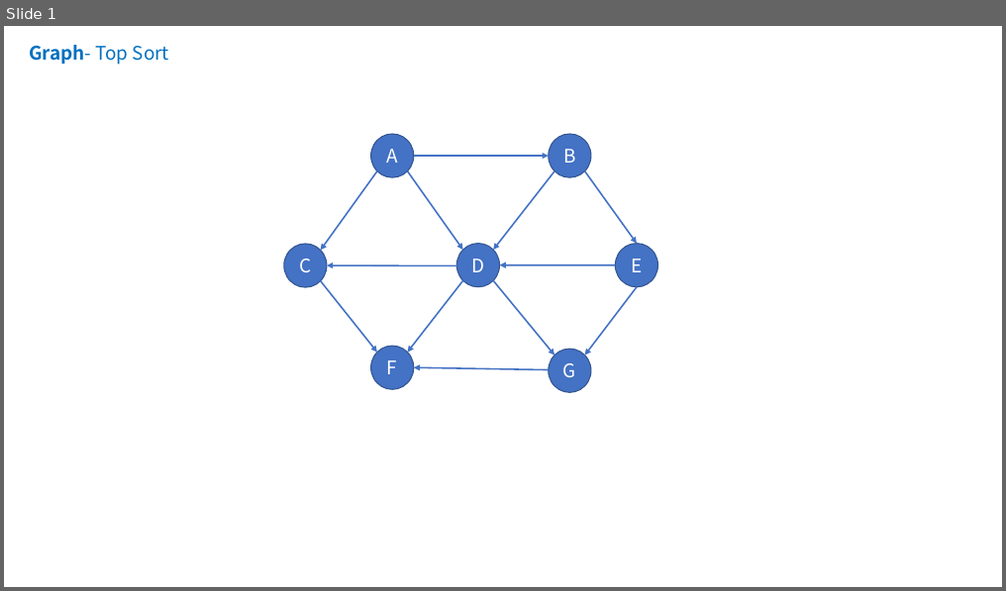
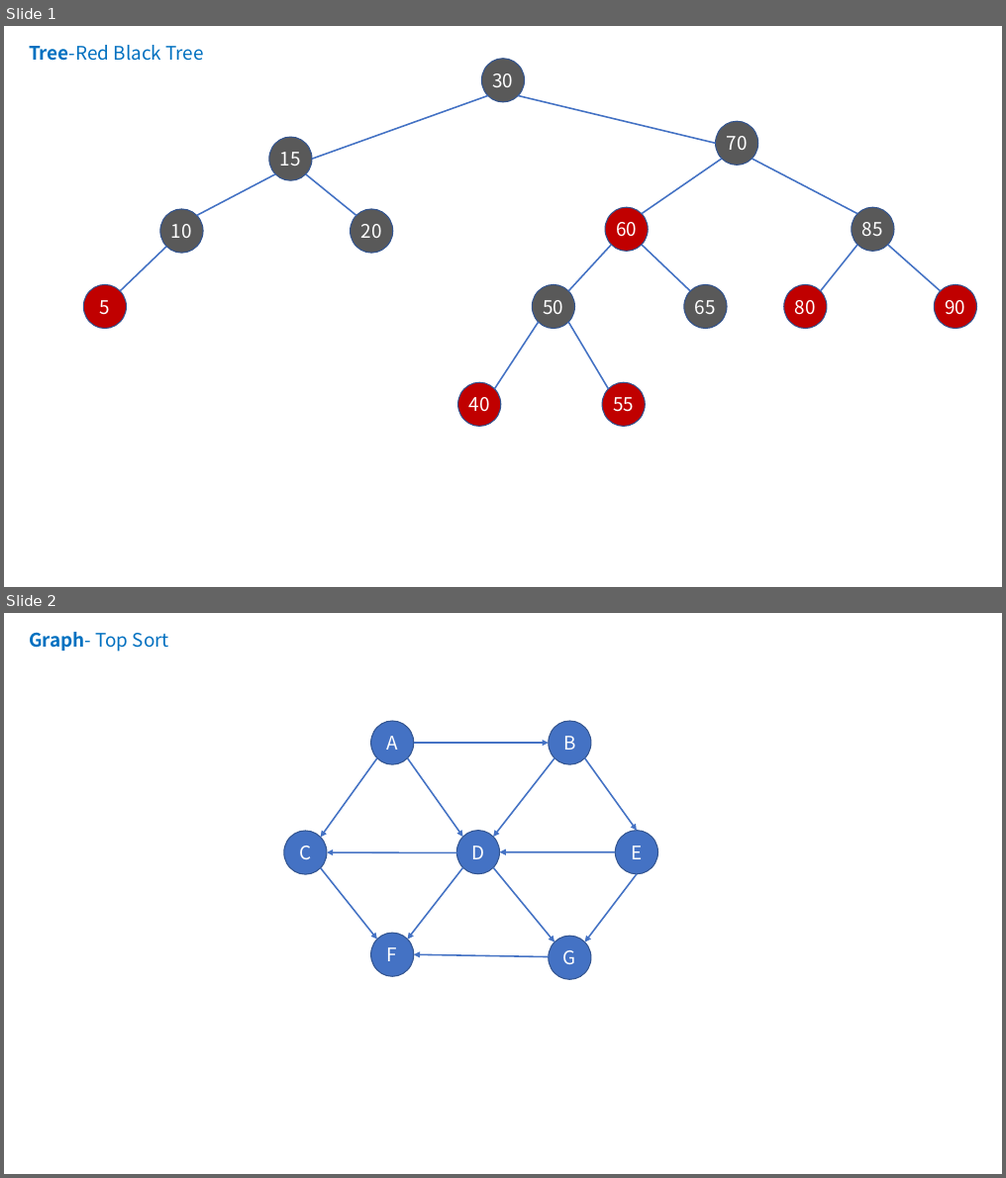
Before and after one commit to online-books/Data-Structures-and-Algorithm-Analysis-in-TS, a slide deck: Assets/visualization.pptx. Shown one above the other, each under a label of ours: slide 1 before the commit, slides 1 and 2 after it. The pictures are 1006x591 and 1006x1178 pixels, drawn with LibreOffice and Linux fonts; fonts in the diff are those of the drawing. Boxes give left, top, right and bottom in pixels: in the first picture for what was removed or moved away, otherwise in the second. Text is boxed around its words. In the diff, an @@ line names an element or a change of style, - is before the commit and + after.

Commit message:
Red Black Tree

```diff
--- a/Assets/visualization.pptx
+++ b/Assets/visualization.pptx
@@ slide 1 added at <box>4,26,1002,587</box>, background #FFFFFF @@
@@ text added at <box>29,45,203,61</box>, 18 pt, text #0070C0 @@
+Tree-Red Black Tree
@@ ellipse added at <box>481,59,525,101</box>, fill #595959, outline #325491 1 pt, 18 pt, text #FFFFFF @@
+30
@@ line added from (487, 95) to (312, 160), #4472C4 1.5 pt @@
@@ line added from (715, 144) to (519, 95), #4472C4 1.5 pt @@
@@ ellipse added at <box>269,137,312,180</box>, fill #595959, outline #325491 1 pt, 18 pt, text #FFFFFF @@
+15
@@ ellipse added at <box>715,121,757,165</box>, fill #595959, outline #325491 1 pt, 18 pt, text #FFFFFF @@
+70
@@ line added from (642, 214) to (722, 159), #4472C4 1.5 pt @@
@@ line added from (857, 214) to (751, 159), #4472C4 1.5 pt @@
@@ line added from (275, 174) to (197, 215), #4472C4 1.5 pt @@
@@ line added from (356, 215) to (306, 174), #4472C4 1.5 pt @@
@@ ellipse added at <box>160,209,203,253</box>, fill #595959, outline #325491 1 pt, 18 pt, text #FFFFFF @@
+10
@@ ellipse added at <box>350,209,392,253</box>, fill #595959, outline #325491 1 pt, 18 pt, text #FFFFFF @@
+20
@@ ellipse added at <box>605,207,648,251</box>, fill #C00000, outline #325491 1 pt, 18 pt, text #FFFFFF @@
+60
@@ ellipse added at <box>851,207,894,251</box>, fill #595959, outline #325491 1 pt, 18 pt, text #FFFFFF @@
+85
@@ line added from (166, 247) to (120, 291), #4472C4 1.5 pt @@
@@ line added from (568, 291) to (611, 245), #4472C4 1.5 pt @@
@@ line added from (690, 291) to (642, 245), #4472C4 1.5 pt @@
@@ line added from (857, 245) to (821, 291), #4472C4 1.5 pt @@
@@ line added from (941, 291) to (888, 245), #4472C4 1.5 pt @@
@@ ellipse added at <box>83,285,126,329</box>, fill #C00000, outline #325491 1 pt, 18 pt, text #FFFFFF @@
+5
@@ ellipse added at <box>532,285,574,329</box>, fill #595959, outline #325491 1 pt, 18 pt, text #FFFFFF @@
+50
@@ ellipse added at <box>684,285,727,329</box>, fill #595959, outline #325491 1 pt, 18 pt, text #FFFFFF @@
+65
@@ ellipse added at <box>784,285,827,329</box>, fill #C00000, outline #325491 1 pt, 18 pt, text #FFFFFF @@
+80
@@ ellipse added at <box>935,285,977,329</box>, fill #C00000, outline #325491 1 pt, 18 pt, text #FFFFFF @@
+90
@@ line added from (539, 322) to (494, 389), #4472C4 1.5 pt @@
@@ line added from (568, 322) to (608, 389), #4472C4 1.5 pt @@
@@ ellipse added at <box>458,383,501,427</box>, fill #C00000, outline #325491 1 pt, 18 pt, text #FFFFFF @@
+40
@@ ellipse added at <box>602,383,645,427</box>, fill #C00000, outline #325491 1 pt, 18 pt, text #FFFFFF @@
+55
@@ what was slide 1 is now slide 2 @@
```
Also in this commit, not shown: 7 other files.
